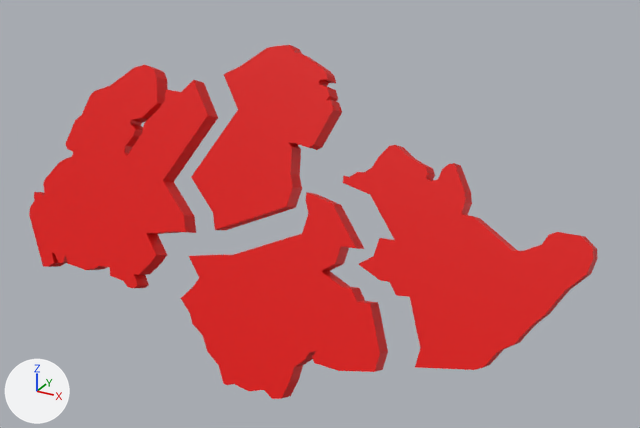
The glTF model wad2-project-vue/public/Model/singapore.gltf: old version first, new version second.
Before and after are seen from a camera (50 mm lens) standing at (2.07, -3.22, 1.72) and looking at (0.18, 0.22, 0.0). Lighting does not change. The marker at lower left points along +X, +Y and +Z. Where no turn or scale is listed for an object, it has been applied to the vertices.

The older version as bpy lines, for what is in view:
```python
ob_central = bpy.data.objects.new('Central', me_plane_005)
ob_central.location = (0.419, -0.219, -0.661)
ob_central.rotation_euler = (1.159, -0.00675, -0.0155)  # degrees (66, -0.4, -0.9)
ob_central.scale = (1.62, 1.62, 1.62)
ob_east = bpy.data.objects.new('East', me_plane_007)
ob_east.location = (0.58, -0.267, -0.707)
ob_east.rotation_euler = (1.159, -0.00675, -0.0155)  # degrees (66, -0.4, -0.9)
ob_east.scale = (1.59, 1.59, 1.59)
ob_north = bpy.data.objects.new('North', me_plane_003)
ob_north.location = (0.327, -0.176, -0.487)
ob_north.rotation_euler = (1.159, -0.00675, -0.0155)  # degrees (66, -0.4, -0.9)
ob_north.scale = (-1.68, -1.68, -1.68)
ob_west = bpy.data.objects.new('West', me_plane_001)
ob_west.location = (0.084, -0.223, -0.642)
ob_west.rotation_euler = (1.159, -0.00675, -0.0155)  # degrees (66, -0.4, -0.9)
ob_west.scale = (1.56, 1.56, 1.56)
```
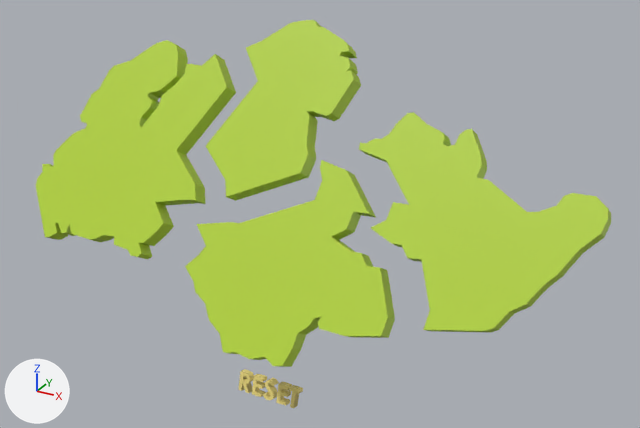
Diff of the bpy script that builds the scene:
```diff
--- a/wad2-project-vue/public/Model/singapore.gltf.py
+++ b/wad2-project-vue/public/Model/singapore.gltf.py
@@ mat_material_004 @@
 mat_material_004 = principled_material('Material.004')
-mat_material_004.base_color = (0.8, 0.00152, 0.0)  # red #e70500
+mat_material_004.base_color = (0.467, 0.674, 0.0384)  # green #b6d637
@@ mat_material_002 @@
 mat_material_002 = principled_material('Material.002')
-mat_material_002.base_color = (0.8, 0.00152, 0.0)  # red #e70500
+mat_material_002.base_color = (0.467, 0.674, 0.0384)  # green #b6d637
@@ mat_material_001 @@
 mat_material_001 = principled_material('Material.001')
-mat_material_001.base_color = (0.8, 0.00152, 0.0)  # red #e70500
+mat_material_001.base_color = (0.467, 0.674, 0.0384)  # green #b6d637
@@ mat_material_007 @@
+mat_material_007 = principled_material('Material.007')
+mat_material_007.base_color = (0.467, 0.674, 0.0384)  # green #b6d637
@@ mat_material_010 @@
+mat_material_010 = principled_material('Material.010')
+mat_material_010.base_color = (0.871, 0.716, 0.223)  # yellow #f0dc82
@@ me_plane_003 @@
 me_plane_003.from_pydata(...)  # 62 vertices, 120 faces; spans x 0.035..0.449, y -0.806..-0.261, z -0.053..0.0
-me_plane_003.materials.append(mat_material_003)  # red #e70500
+me_plane_003.materials.append(mat_material_007)  # green #b6d637
@@ me_text @@
+me_text.from_pydata(...)  # 882 vertices, 1748 faces; spans x 0.013..0.364, y -0.02..0.048, z -0.008..0.107
+me_text.materials.append(mat_material_010)  # yellow #f0dc82
@@ ob_west @@
 ob_west = bpy.data.objects.new('West', me_plane_001)
-ob_west.location = (0.084, -0.223, -0.642)
-ob_west.rotation_euler = (1.159, -0.00675, -0.0155)  # degrees (66, -0.4, -0.9)
+ob_west.location = (0.1, -0.225, -0.469)
+ob_west.rotation_euler = (1.013, -0.00894, -0.0143)  # degrees (58, -0.5, -0.8)
 ob_west.scale = (1.56, 1.56, 1.56)
@@ ob_north @@
 ob_north = bpy.data.objects.new('North', me_plane_003)
-ob_north.location = (0.327, -0.176, -0.487)
-ob_north.rotation_euler = (1.159, -0.00675, -0.0155)  # degrees (66, -0.4, -0.9)
+ob_north.location = (0.342, -0.157, -0.323)
+ob_north.rotation_euler = (1.013, -0.00894, -0.0143)  # degrees (58, -0.5, -0.8)
 ob_north.scale = (-1.68, -1.68, -1.68)
@@ ob_central @@
 ob_central = bpy.data.objects.new('Central', me_plane_005)
-ob_central.location = (0.419, -0.219, -0.661)
-ob_central.rotation_euler = (1.159, -0.00675, -0.0155)  # degrees (66, -0.4, -0.9)
+ob_central.location = (0.434, -0.224, -0.489)
+ob_central.rotation_euler = (1.013, -0.00894, -0.0143)  # degrees (58, -0.5, -0.8)
 ob_central.scale = (1.62, 1.62, 1.62)
@@ ob_east @@
 ob_east = bpy.data.objects.new('East', me_plane_007)
-ob_east.location = (0.58, -0.267, -0.707)
-ob_east.rotation_euler = (1.159, -0.00675, -0.0155)  # degrees (66, -0.4, -0.9)
+ob_east.location = (0.596, -0.279, -0.528)
+ob_east.rotation_euler = (1.013, -0.00894, -0.0143)  # degrees (58, -0.5, -0.8)
 ob_east.scale = (1.59, 1.59, 1.59)
@@ ob_reset @@
+ob_reset = bpy.data.objects.new('Reset', me_text)
+ob_reset.location = (-0.185, -0.011, -0.977)
```

Pixel boxes [x1, y1, x2, y2] of what changed, in the pictures (640 x 428 px):
'East', recoloured, moved, turned (red to green)
    before: [343, 145, 597, 370]
    after: [359, 112, 611, 333]
'Central', recoloured, moved, turned (red to green)
    before: [181, 192, 388, 399]
    after: [185, 160, 395, 367]
'West', recoloured, moved, turned (red to green)
    before: [29, 65, 218, 288]
    after: [36, 40, 236, 259]
'North', recoloured, moved, turned
    before: [191, 45, 342, 230]
    after: [206, 20, 361, 201]
'Reset', added (yellow)
    after: [238, 369, 303, 408]
